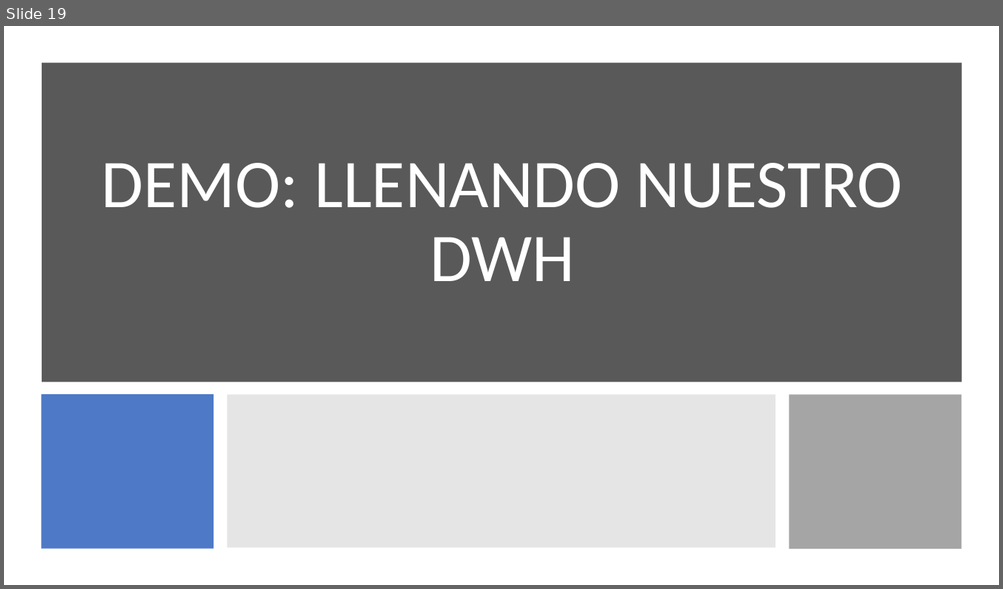
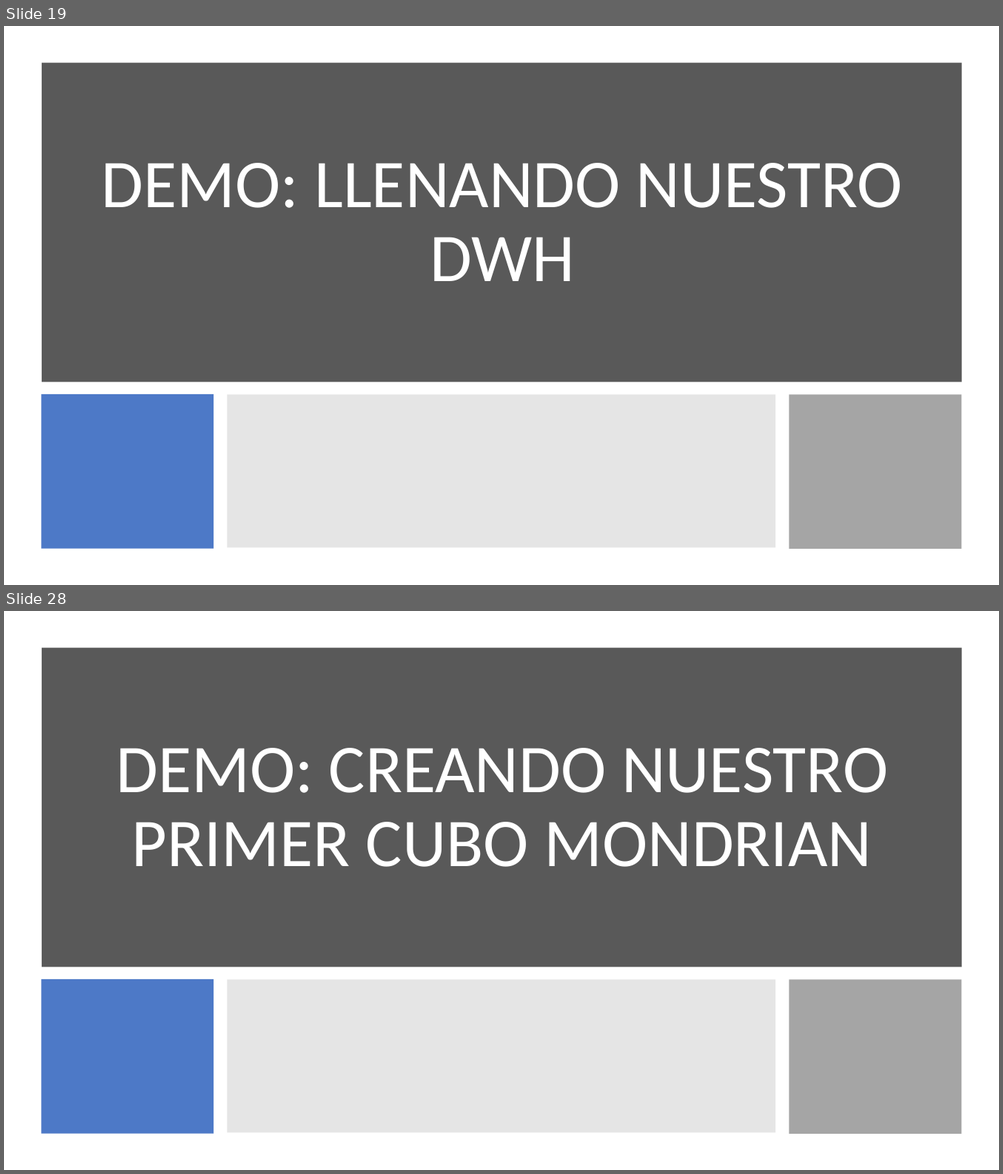
Before and after one commit to jorloicono/AF-BIGDATA-BI, a slide deck: PRESENTACIONES/5. Pentaho.pptx. Shown one above the other, each under a label of ours: slide 19 before the commit, slides 19 and 28 after it; the slides between them are not shown. The pictures are 1003x589 and 1003x1174 pixels, drawn with LibreOffice and Linux fonts; fonts in the diff are those of the drawing. Boxes give left, top, right and bottom in pixels: in the first picture for what was removed or moved away, otherwise in the second. Text is boxed around its words. In the diff, an @@ line names an element or a change of style, - is before the commit and + after.

```diff
--- a/PRESENTACIONES/5. Pentaho.pptx
+++ b/PRESENTACIONES/5. Pentaho.pptx
@@ slide 28 added at box(4, 611, 999, 1170), background #FFFFFF @@
@@ rectangle added at box(42, 647, 962, 967), fill #595959 @@
@@ title added at box(116, 748, 888, 867), 66 pt, text #FFFFFF @@
+DEMO: CREANDO NUESTRO PRIMER CUBO MONDRIAN
@@ rectangle added at box(41, 980, 213, 1134), fill #4472C4 at 95% opacity @@
@@ rectangle added at box(227, 980, 776, 1133), fill #7F7F7F at 20% opacity @@
@@ rectangle added at box(789, 980, 962, 1134), fill #A5A5A5 @@
```
Also in this commit, not shown: 1 slide changed, 8 other slides added, 2 slides removed, 19 other files.
